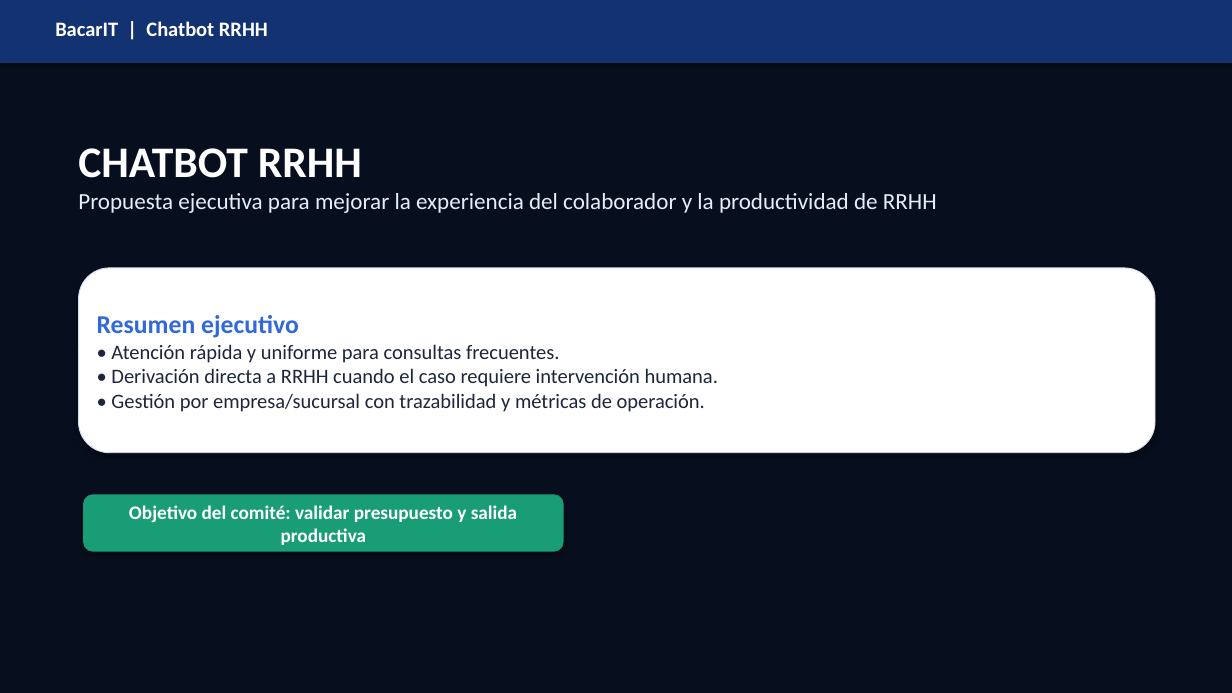
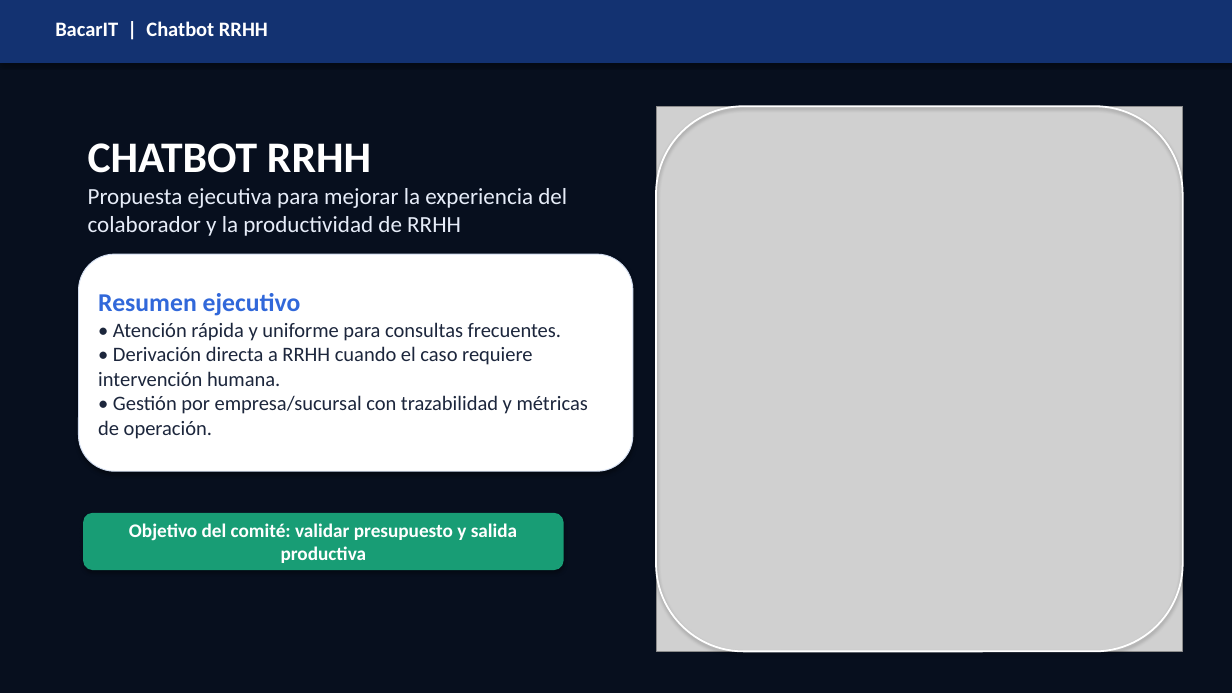
Before and after one commit to deboraq/ChatBotRRHH, a slide deck: slide 1 of docs/Presentacion_Chatbot_RRHH_Bacar.pptx. Drawn at 1232x693 pixels with LibreOffice and Linux fonts; fonts in the diff are those of the drawing; grey boxes stand for pictures; background and template pictures are left out; a plain dark background stands for a picture behind light text. Boxes give left, top, right and bottom in pixels: in the first picture for what was removed or moved away, otherwise in the second. Text is boxed around its words. In the diff, an @@ line names an element or a change of style, - is before the commit and + after.

```diff
--- a/docs/Presentacion_Chatbot_RRHH_Bacar.pptx
+++ b/docs/Presentacion_Chatbot_RRHH_Bacar.pptx
@@ picture added at box(656, 106, 1183, 652) @@
@@ rounded rectangle added at box(656, 106, 1183, 652), outline #FFFFFF 1.4 pt @@
@@ text "CHATBOT RRHH" rewrapped from box(78, 148, 937, 213) to box(88, 143, 567, 236) @@
@@ rounded rectangle "Resumen ejecutivo": place and size @@
-rounded rectangle "Resumen ejecutivo" at box(79, 268, 1155, 453)
+rounded rectangle "Resumen ejecutivo" at box(79, 254, 633, 471)
@@ rounded rectangle "Objetivo del comité: validar presupuesto ...": place and size @@
-rounded rectangle "Objetivo del comité: validar presupuesto ..." at box(83, 494, 564, 552)
+rounded rectangle "Objetivo del comité: validar presupuesto ..." at box(83, 513, 564, 570)
```
Also in this commit, not shown: 1 other file.
